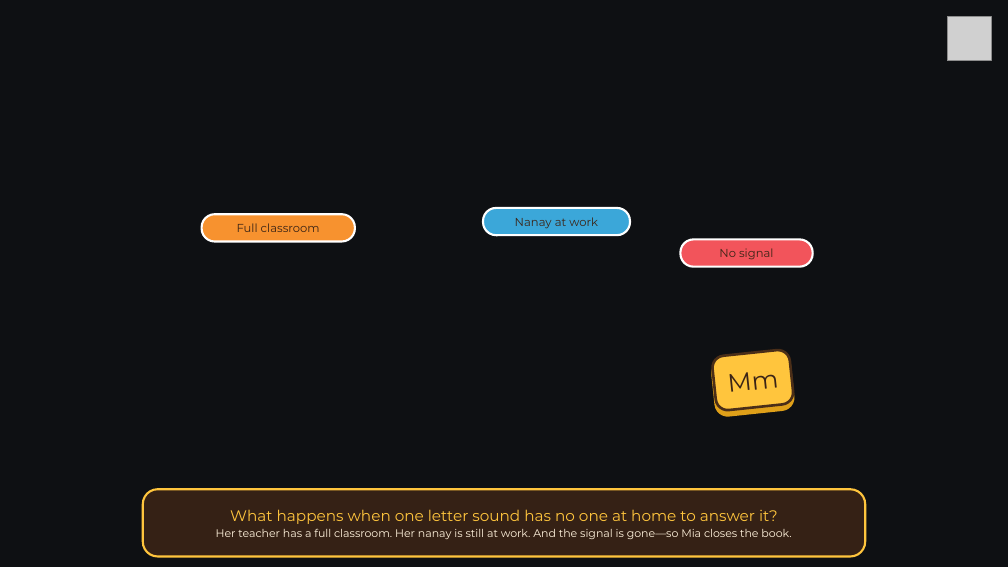
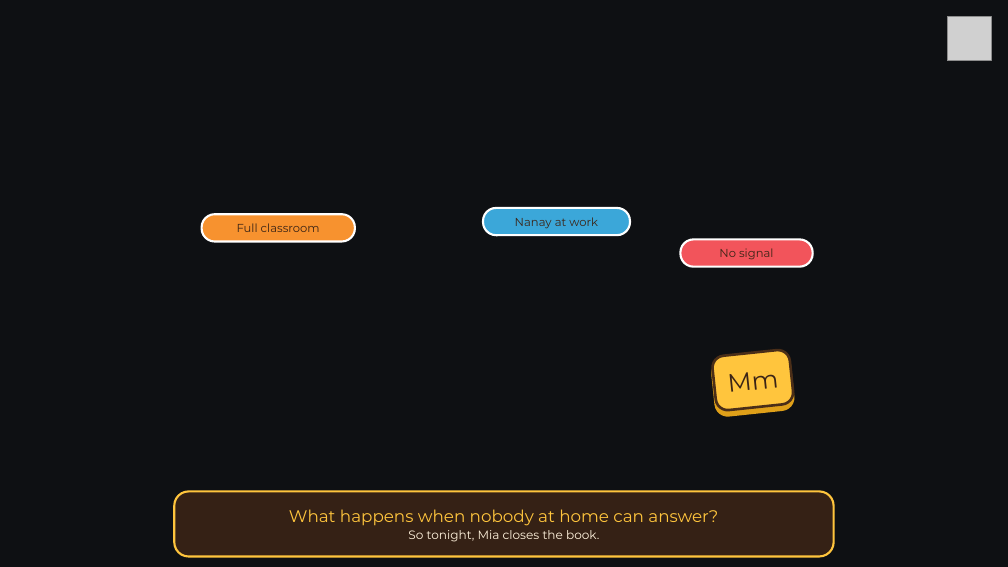
Before and after one commit to zendrix-hub/playIt, a slide deck: slide 2 of docs/tekcon-2026/04_PitchPerfect_2026/G56_PlayIT_PitchPerfect_2026_Deck.pptx. Drawn at 1008x567 pixels with LibreOffice and Linux fonts; fonts in the diff are those of the drawing; grey boxes stand for pictures; background and template pictures are left out. Boxes give left, top, right and bottom in pixels: in the first picture for what was removed or moved away, otherwise in the second. Text is boxed around its words. In the diff, an @@ line names an element or a change of style, - is before the commit and + after.

Commit message:
Rework S03 faces, replace S10 crayon bridge, insert S18 phone splash, trim deck text & add TED-style study script

```diff
--- a/docs/tekcon-2026/04_PitchPerfect_2026/G56_PlayIT_PitchPerfect_2026_Deck.pptx
+++ b/docs/tekcon-2026/04_PitchPerfect_2026/G56_PlayIT_PitchPerfect_2026_Deck.pptx
@@ rounded rectangle "What happens when nobody at ..." resized from (x1=143, y1=489, x2=866, y2=557) to (x1=175, y1=492, x2=834, y2=557) @@
@@ text in rounded rectangle at (x1=289, y1=509, x2=718, y2=542): text changed; size 10.5 to 16 pt; text colour #FFF2DC to #FFC53D @@
-What happens when one letter sound has no one at home to answer it?
-Her teacher has a full classroom. Her nanay is still at work. And the signal is gone—so Mia closes the book.
+What happens when nobody at home can answer?
+So tonight, Mia closes the book.
```
Also in this commit, not shown: 15 other slides changed, 26 other files.
